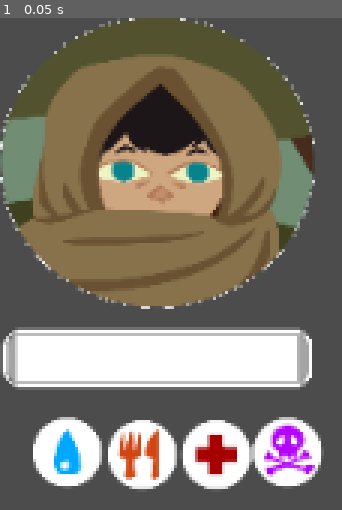
Above: before the commit, frame 1.
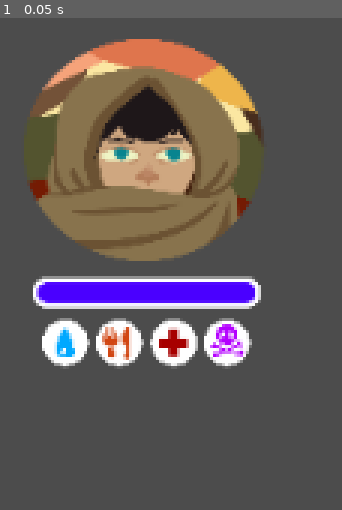
Above: after the commit, the same moment.

Repository: tophattom/fgj22-nomad
Game: Godot game, scene res://Prefabs/CharacterDisplay.tscn
Two runs of this game, one before a commit and one after it. Both use one fixed random seed, a clock stepped at 60 frames per second and the inputs below. This scene is started directly instead of the project's main scene. The engine's default icon, where the game draws it, is replaced by a stand-in: a white triangle on a blue panel in a dark square.
Inputs:
- Up to frame 1 (0.05 s): no input

The runs differ from the first frame. In frame 1, 53% of the frame differs, in the area x 0-95%, y 0-96%.

Commit message:
UI canvas updated

Diff:
--- a/Prefabs/CharacterDisplay.tscn
+++ b/Prefabs/CharacterDisplay.tscn
@@ -1,18 +1,16 @@
-[gd_scene load_steps=15 format=2]
+[gd_scene load_steps=14 format=2]
 
-[ext_resource path="res://icon.png" type="Texture" id=1]
+[ext_resource path="res://Sprites/GUI/Parent_75-100.png" type="Texture" id=1]
 [ext_resource path="res://Prefabs/StatusIcon.tscn" type="PackedScene" id=2]
 [ext_resource path="res://Prefabs/HealthBar.tscn" type="PackedScene" id=3]
-[ext_resource path="res://Sprites/GUI/Kid_75-100.png" type="Texture" id=4]
+[ext_resource path="res://Sprites/GUI/Parent_0-25.png" type="Texture" id=4]
 [ext_resource path="res://Prefabs/PrefabScripts/CharacterDisplay.gd" type="Script" id=5]
-[ext_resource path="res://Sprites/GUI/Kid_50-75.png" type="Texture" id=6]
-[ext_resource path="res://Sprites/GUI/Kid_0-25.png" type="Texture" id=7]
-[ext_resource path="res://Sprites/GUI/Kid_25-50.png" type="Texture" id=8]
+[ext_resource path="res://Sprites/GUI/Parent_25-50.png" type="Texture" id=6]
+[ext_resource path="res://Sprites/GUI/Parent_50-75.png" type="Texture" id=7]
 [ext_resource path="res://Sprites/GUI/Poison.png" type="Texture" id=9]
 [ext_resource path="res://Sprites/GUI/Injury.png" type="Texture" id=10]
 [ext_resource path="res://Sprites/GUI/Thirst.png" type="Texture" id=11]
 [ext_resource path="res://Sprites/GUI/Hunger.png" type="Texture" id=12]
-
 
 [sub_resource type="Shader" id=1]
 code = "shader_type canvas_item;
@@ -88,15 +86,18 @@
 
 [node name="CharacterDisplay" type="Node2D"]
 script = ExtResource( 5 )
-icon_25 = ExtResource( 7 )
-icon_50 = ExtResource( 8 )
-icon_75 = ExtResource( 6 )
-icon_100 = ExtResource( 4 )
+icon_25 = ExtResource( 4 )
+icon_50 = ExtResource( 6 )
+icon_75 = ExtResource( 7 )
+icon_100 = ExtResource( 1 )
 
 [node name="CharacterIcon" type="TextureRect" parent="."]
 material = SubResource( 2 )
-margin_right = 1340.0
-margin_bottom = 1240.0
+use_parent_material = true
+margin_left = 10.0
+margin_top = 9.0
+margin_right = 1036.0
+margin_bottom = 959.0
 rect_scale = Vector2( 0.1, 0.1 )
 texture = ExtResource( 1 )
 expand = true
@@ -106,25 +107,25 @@
 }
 
 [node name="HealthBar" parent="." instance=ExtResource( 3 )]
-position = Vector2( -1, 133 )
-scale = Vector2( 1.2, 1 )
+position = Vector2( 13, 111 )
+scale = Vector2( 0.8, 0.8 )
 
 [node name="Thirsty" parent="." instance=ExtResource( 2 )]
-position = Vector2( 14, 171 )
-scale = Vector2( 0.3, 0.3 )
+position = Vector2( 18, 129 )
+scale = Vector2( 0.2, 0.2 )
 icon = ExtResource( 11 )
 
 [node name="Hungry" parent="." instance=ExtResource( 2 )]
-position = Vector2( 46, 172 )
-scale = Vector2( 0.3, 0.3 )
+position = Vector2( 41, 129 )
+scale = Vector2( 0.2, 0.2 )
 icon = ExtResource( 12 )
 
 [node name="Injury" parent="." instance=ExtResource( 2 )]
-position = Vector2( 77, 172 )
-scale = Vector2( 0.3, 0.3 )
+position = Vector2( 64, 129 )
+scale = Vector2( 0.2, 0.2 )
 icon = ExtResource( 10 )
 
 [node name="Poison" parent="." instance=ExtResource( 2 )]
-position = Vector2( 108, 171 )
-scale = Vector2( 0.3, 0.3 )
+position = Vector2( 87, 129 )
+scale = Vector2( 0.2, 0.2 )
 icon = ExtResource( 9 )
--- a/Prefabs/HealthBar.tscn
+++ b/Prefabs/HealthBar.tscn
@@ -1,8 +1,9 @@
-[gd_scene load_steps=7 format=2]
+[gd_scene load_steps=8 format=2]
 
 [ext_resource path="res://Prefabs/PrefabScripts/HealthBar.gd" type="Script" id=1]
 [ext_resource path="res://Sprites/GUI/HealthBarFill.png" type="Texture" id=2]
-[ext_resource path="res://Sprites/GUI/HealthBarBG.png" type="Texture" id=3]
+[ext_resource path="res://Sprites/GUI/HealthBarBackground.png" type="Texture" id=3]
+[ext_resource path="res://Sprites/GUI/HealthBarEdge.png" type="Texture" id=4]
 
 [sub_resource type="Shader" id=1]
 code = "shader_type canvas_item;
@@ -83,23 +84,31 @@
 
 [node name="Background" type="TextureRect" parent="."]
 material = SubResource( 2 )
+use_parent_material = true
 margin_left = 2.0
-margin_right = 112.0
-margin_bottom = 25.0
+margin_right = 123.0
+margin_bottom = 16.0
 texture = ExtResource( 3 )
+expand = true
+stretch_mode = 5
+__meta__ = {
+"_edit_use_anchors_": false
+}
+
+[node name="HPbar" type="TextureRect" parent="."]
+modulate = Color( 0.290196, 0, 1, 1 )
+material = SubResource( 3 )
+margin_left = 4.0
+margin_top = 2.0
+margin_right = 120.0
+margin_bottom = 14.0
+texture = ExtResource( 2 )
 expand = true
 __meta__ = {
 "_edit_use_anchors_": false
 }
 
-[node name="HPbar" type="TextureRect" parent="."]
-material = SubResource( 3 )
-margin_left = 7.0
-margin_top = 3.0
-margin_right = 107.0
-margin_bottom = 22.0
-texture = ExtResource( 2 )
-expand = true
-__meta__ = {
-"_edit_use_anchors_": false
-}
+[node name="HealthBarEdge" type="Sprite" parent="."]
+position = Vector2( 62, 8 )
+scale = Vector2( 0.274775, 0.275862 )
+texture = ExtResource( 4 )
--- /dev/null
+++ b/Prefabs/NinePatchBox.tscn
@@ -0,0 +1,18 @@
+[gd_scene load_steps=2 format=2]
+
+[ext_resource path="res://Sprites/GUI/Box.png" type="Texture" id=1]
+
+[node name="NinePatchRect" type="NinePatchRect"]
+margin_right = 60.0
+margin_bottom = 60.0
+rect_scale = Vector2( 1.08, 1 )
+texture = ExtResource( 1 )
+patch_margin_left = 30
+patch_margin_top = 30
+patch_margin_right = 30
+patch_margin_bottom = 30
+axis_stretch_horizontal = 1
+axis_stretch_vertical = 1
+__meta__ = {
+"_edit_use_anchors_": false
+}
--- /dev/null
+++ b/Prefabs/StartMenu.tscn
@@ -0,0 +1,10 @@
+[gd_scene load_steps=2 format=2]
+
+[ext_resource path="res://Sprites/StartMenuBG.png" type="Texture" id=1]
+
+[node name="CanvasModulate" type="CanvasModulate"]
+
+[node name="StartMenuBg" type="Sprite" parent="."]
+position = Vector2( 517, 300 )
+scale = Vector2( 0.564815, 0.564815 )
+texture = ExtResource( 1 )
--- a/Prefabs/StatusIcon.tscn
+++ b/Prefabs/StatusIcon.tscn
@@ -1,13 +1,15 @@
-[gd_scene load_steps=2 format=2]
+[gd_scene load_steps=3 format=2]
 
 [ext_resource path="res://Prefabs/PrefabScripts/StatusIcon.gd" type="Script" id=1]
+[ext_resource path="res://Sprites/GUI/Injury.png" type="Texture" id=2]
 
 [node name="StatusIcon" type="Node2D"]
 script = ExtResource( 1 )
 
 [node name="Icon" type="TextureRect" parent="."]
-margin_right = 40.0
-margin_bottom = 40.0
+margin_right = 100.0
+margin_bottom = 100.0
+texture = ExtResource( 2 )
 __meta__ = {
 "_edit_use_anchors_": false
 }
--- /dev/null
+++ b/Prefabs/UICanvas.tscn
@@ -0,0 +1,27 @@
+[gd_scene load_steps=6 format=2]
+
+[ext_resource path="res://Sprites/GUI/Kid_75-100.png" type="Texture" id=1]
+[ext_resource path="res://Sprites/GUI/Kid_0-25.png" type="Texture" id=2]
+[ext_resource path="res://Sprites/GUI/Kid_50-75.png" type="Texture" id=3]
+[ext_resource path="res://Sprites/GUI/Kid_25-50.png" type="Texture" id=4]
+[ext_resource path="res://Prefabs/CharacterDisplay.tscn" type="PackedScene" id=5]
+
+[node name="CanvasModulate" type="CanvasModulate"]
+
+[node name="CharacterDisplay" parent="." instance=ExtResource( 5 )]
+position = Vector2( 0, 1 )
+
+[node name="CharacterDisplay" parent="CharacterDisplay" instance=ExtResource( 5 )]
+position = Vector2( 12, 149 )
+scale = Vector2( 0.8, 0.8 )
+icon_25 = ExtResource( 2 )
+icon_50 = ExtResource( 4 )
+icon_75 = ExtResource( 3 )
+icon_100 = ExtResource( 1 )
+
+[node name="CharacterDisplay" parent="CharacterDisplay/CharacterDisplay" instance=ExtResource( 5 )]
+position = Vector2( 0, 156.25 )
+icon_25 = ExtResource( 2 )
+icon_50 = ExtResource( 4 )
+icon_75 = ExtResource( 3 )
+icon_100 = ExtResource( 1 )
--- a/project.godot
+++ b/project.godot
@@ -44,6 +44,7 @@
 
 [rendering]
 
+quality/driver/driver_name="GLES2"
 vram_compression/import_etc=true
 vram_compression/import_etc2=false
 environment/default_environment="res://default_env.tres"
Binary file added: Sprites/GUI/Box.png
Not shown, added: Sprites/GUI/Box.png.import
Binary file added: Sprites/GUI/HealthBarBackground.png
Not shown, added: Sprites/GUI/HealthBarBackground.png.import
Binary file added: Sprites/GUI/HealthBarEdge.png
Not shown, added: Sprites/GUI/HealthBarEdge.png.import
Binary file added: Sprites/GUI/HealthBarMask.png
Not shown, added: Sprites/GUI/HealthBarMask.png.import
Binary file added: Sprites/StartMenuBG.png
Not shown, added: Sprites/StartMenuBG.png.import
